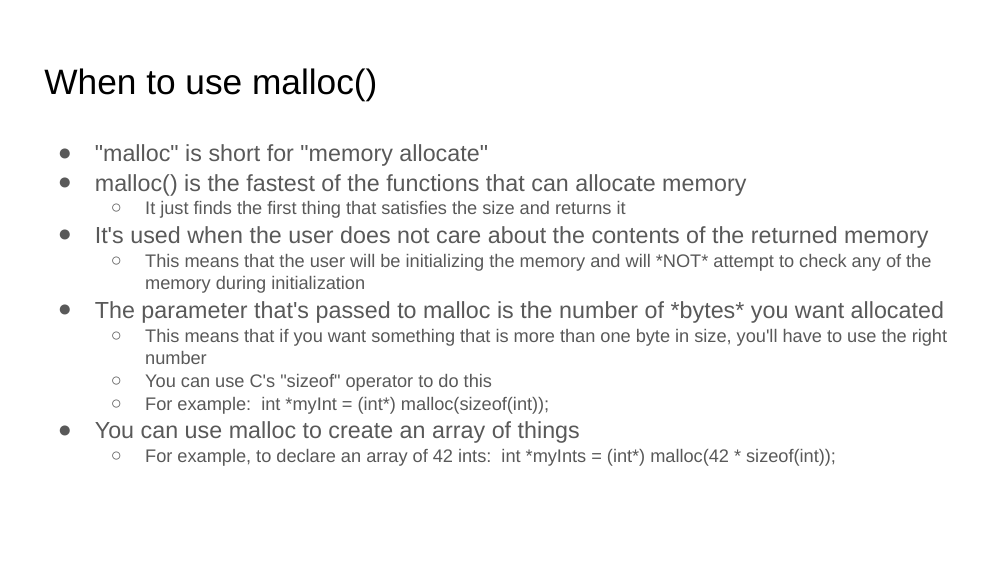
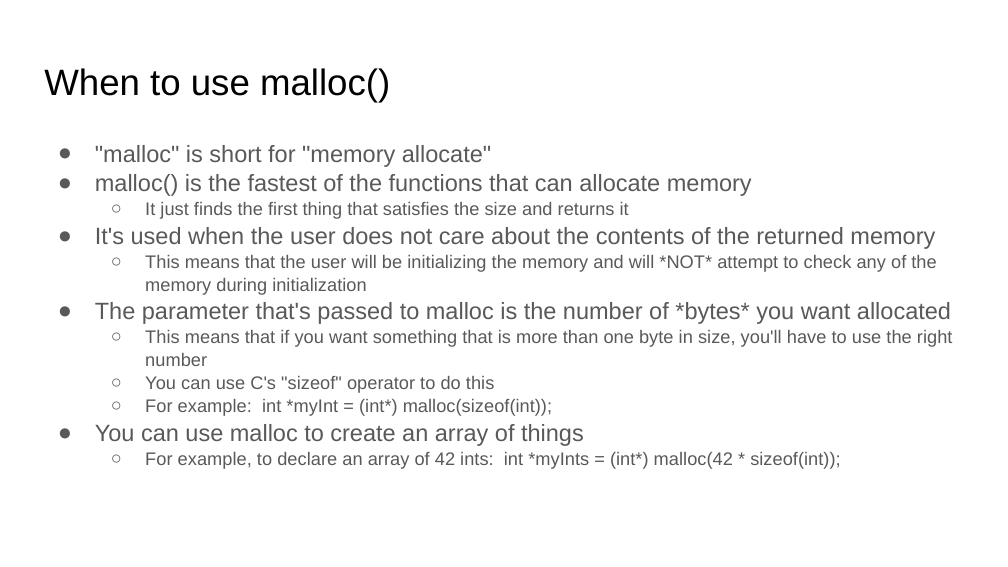
Before and after one commit to brian-card/data-structures, a slide deck: slide 3 of 00 - Dynamic Memory/Dynamic Memory in C.pptx. Drawn at 1008x567 pixels with LibreOffice and Linux fonts; fonts in the diff are those of the drawing. Boxes give left, top, right and bottom in pixels: in the first picture for what was removed or moved away, otherwise in the second. Text is boxed around its words. In the diff, an @@ line names an element or a change of style, - is before the commit and + after.

```diff
--- a/00 - Dynamic Memory/Dynamic Memory in C.pptx
+++ b/00 - Dynamic Memory/Dynamic Memory in C.pptx
@@ title "When to use malloc()" at (44,68,390,103): size 25.2 to 26.2 pt @@
@@ text ""malloc" is short for "memory ..." at (95,145,953,469): size 16.6 to 16.8 pt in ""malloc" is short for "memory allocate"", "malloc() is the fastest of the functions ...", "It's used when the user does not ...", "The parameter that's passed to malloc is ..." and 1 more places; size 12.9 to 13.1 pt in "It just finds the first thing that ...", "This means that the user will be ...", "This means that if you want something ...", "You can use C's "sizeof" operator to ..." and 2 more places @@
```
Also in this commit, not shown: 9 other slides changed.
